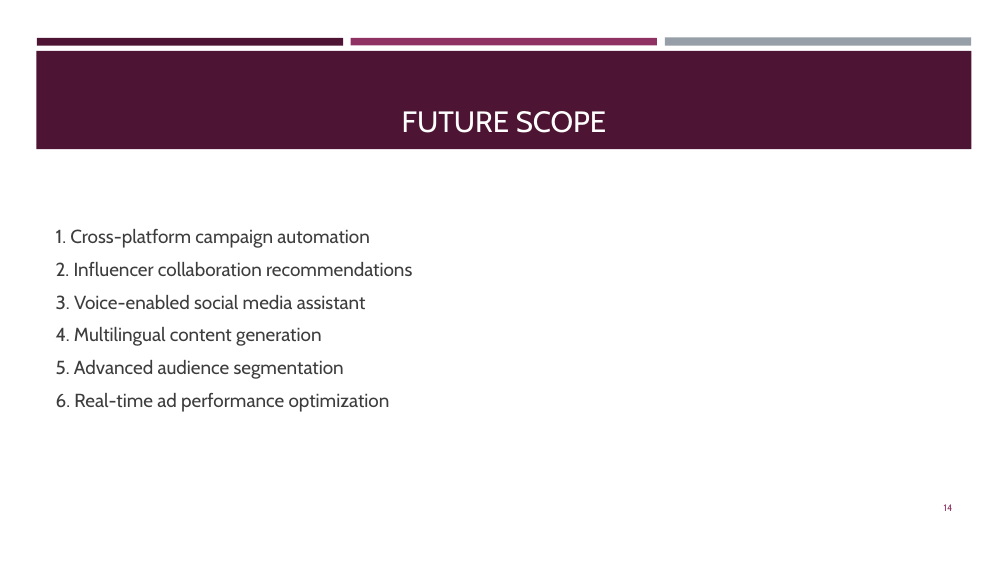
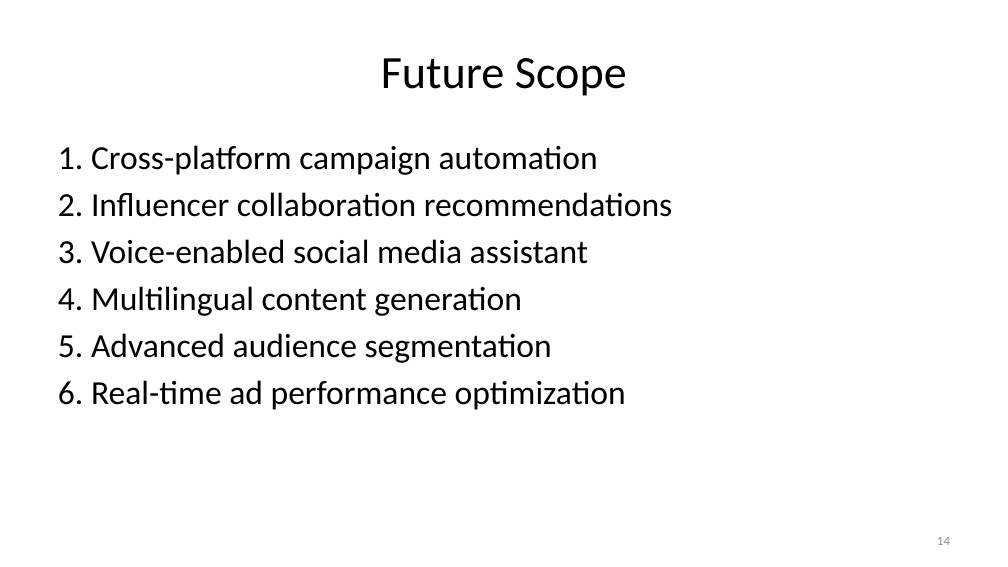
Before and after one commit to keyurbrahmbhatt-eng/social-media-agent-repo, a slide deck: slide 14 of KNB_Social_Media_Agent_Formatted_Presentation.pptx. Drawn at 1008x567 pixels with LibreOffice and Linux fonts; fonts in the diff are those of the drawing. Boxes give left, top, right and bottom in pixels: in the first picture for what was removed or moved away, otherwise in the second. Text is boxed around its words. In the diff, an @@ line names an element or a change of style, - is before the commit and + after.

```diff
--- a/KNB_Social_Media_Agent_Formatted_Presentation.pptx
+++ b/KNB_Social_Media_Agent_Formatted_Presentation.pptx
@@ title "Future Scope" at (381,58,627,96): vertical alignment bottom to middle @@
@@ rectangle removed at (36,51,972,149) @@
@@ rectangle removed at (37,38,343,45) @@
@@ rectangle removed at (351,38,657,45) @@
@@ title at (381,58,627,96): text changed; size 28 to 44 pt; font Cabin to Calibri; text colour #FFFFFF to #000000 @@
-FUTURE SCOPE
+Future Scope
@@ rectangle removed at (665,38,971,46) @@
@@ text "1. Cross-platform campaign automation": place and size @@
-text "1. Cross-platform campaign automation" at (56,229,412,412)
+text "1. Cross-platform campaign automation" at (58,145,672,410)
@@ text "1. Cross-platform campaign automation" at (58,145,672,410): size 18 to 32 pt, font Cabin to Calibri, text colour #3D3D3D to #000000; less space between paragraphs; vertical alignment middle to top @@
@@ page number: place and size @@
-page number at (944,504,953,511)
+page number at (937,537,950,545)
@@ page number at (937,537,950,545): size 9 to 12 pt, font Cabin to Calibri, text colour #903163 to #8C8C8C @@
```
Also in this commit, not shown: 13 other slides changed.
